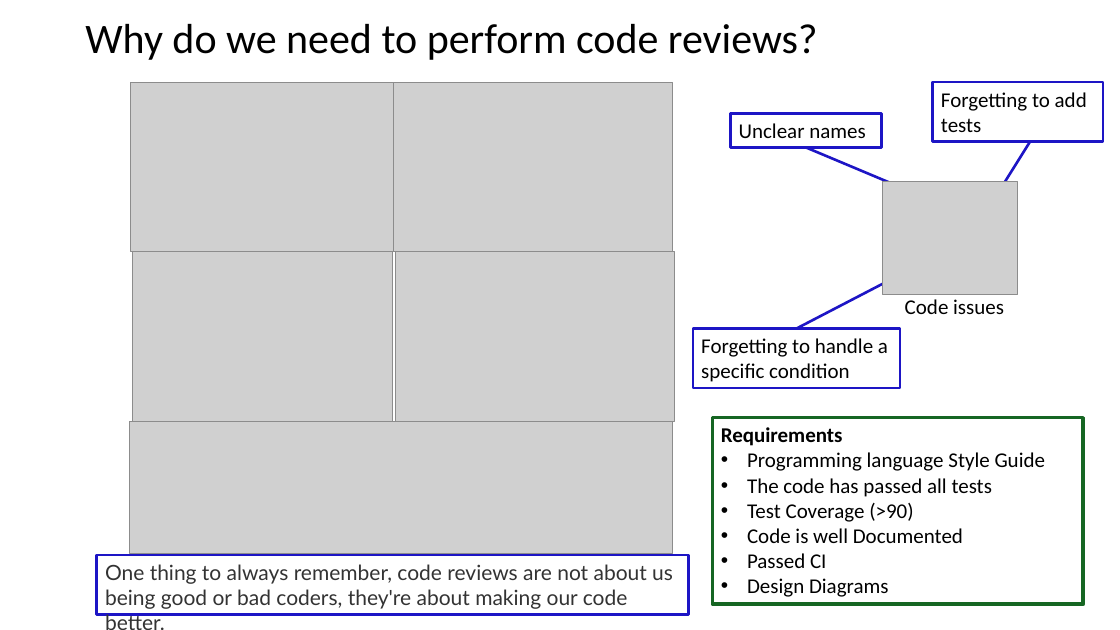
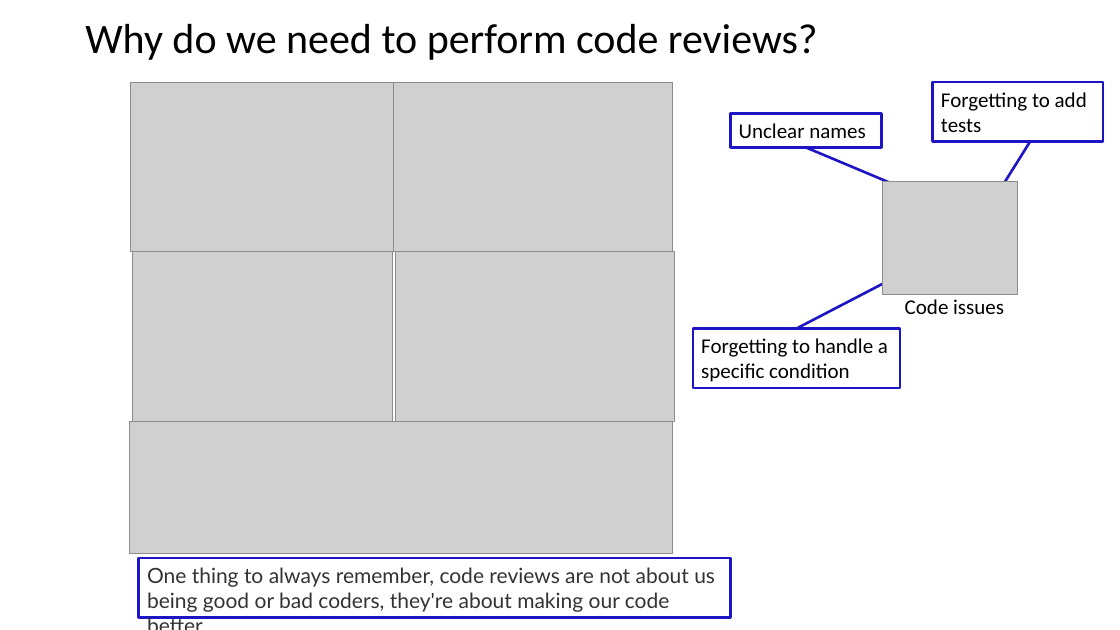
Before and after one commit to johnxu21/johnxu21.github.io, a slide deck: slide 30 of teaching/CS472/Timetable/Git-and-GitHub-Revised1.pptx (slide 28 before the commit). Drawn at 1120x630 pixels with LibreOffice and Linux fonts; fonts in the diff are those of the drawing; grey boxes stand for pictures. Boxes give left, top, right and bottom in pixels: in the first picture for what was removed or moved away, otherwise in the second. Text is boxed around its words. In the diff, an @@ line names an element or a change of style, - is before the commit and + after.

```diff
--- a/teaching/CS472/Timetable/Git-and-GitHub-Revised1.pptx
+++ b/teaching/CS472/Timetable/Git-and-GitHub-Revised1.pptx
@@ rectangle removed at [712, 418, 1083, 604] @@
-Requirements
-• Programming language Style Guide
-• The code has passed all tests
-• Test Coverage (>90)
-• Code is well Documented
-• Passed CI
-• Design Diagrams
@@ rectangle "One thing to always remember, ...": place and size @@
-rectangle "One thing to always remember, ..." at [97, 555, 688, 615]
+rectangle "One thing to always remember, ..." at [139, 558, 730, 618]
```
Also in this commit, not shown: 5 other slides changed, 7 slides added, 7 slides removed, 4 other files.
